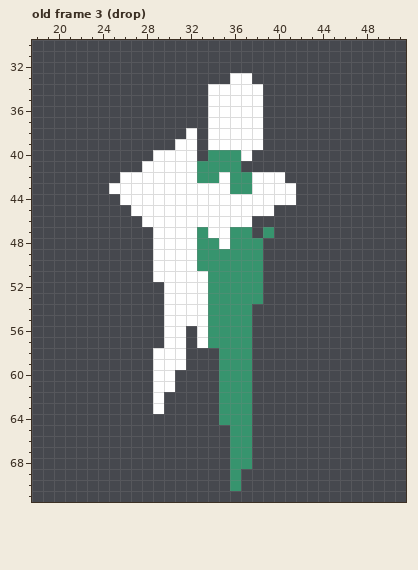
One commit to this pixel-art file: Assets/Sprites/Player/player.aseprite. That is the earlier state.
64x48 pixels, 3 frames. Shown: old frame 3 (drop): x 18..51, y 30..71. The old version is drawn lined up with the new one, on the new canvas. The commit also changed other frames, which this record leaves out.
New version:
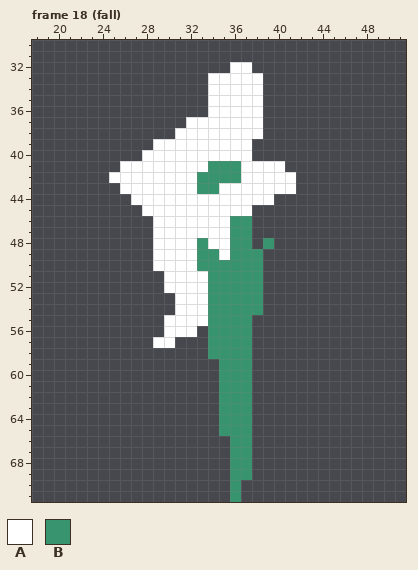
Palette (. is transparent): A #ffffff  B #37946e
A new or re-ordered frame is compared with the old frame closest to it.
Diff:
canvas 64x48 -> 72x72, the old top-left corner now at 4,24
frames 3 -> 18
Changed rows in their new state; - is an unchanged pixel.
Frame 18 (fall) is new; against old frame 3 (drop):
first column x 34:
32 --AA-
33 AA--A
first column x 25:
37 -------AA--------
38 ------A-A--------
39 ----AA--A----.---
40 ---A----AAAA-----
41 -AA-----A---AAAA-
42 A---------B-A---A
43 .-------BB-AA----
44 -.-------------..
45 --.----------..--
46 ---.-------BB----
47 --------A-----.--
48 ---------A---.B--
49 ----------A------
51 ----.------------
53 -----.-----------
54 -----.-------B---
56 -------A.--------
57 ----A-.-.--------
58 ----...--B-------
59 ----...----------
60 ----..-----------
61 ----..-----------
62 ----.------------
63 ----.------------
65 ----------B------
first column x 36:
69 -B
71 B-
Where, in picture pixels (left, top, right, bottom), the same in both pictures:
changed: (109, 62, 296, 436)
added: (230, 469, 252, 502)
